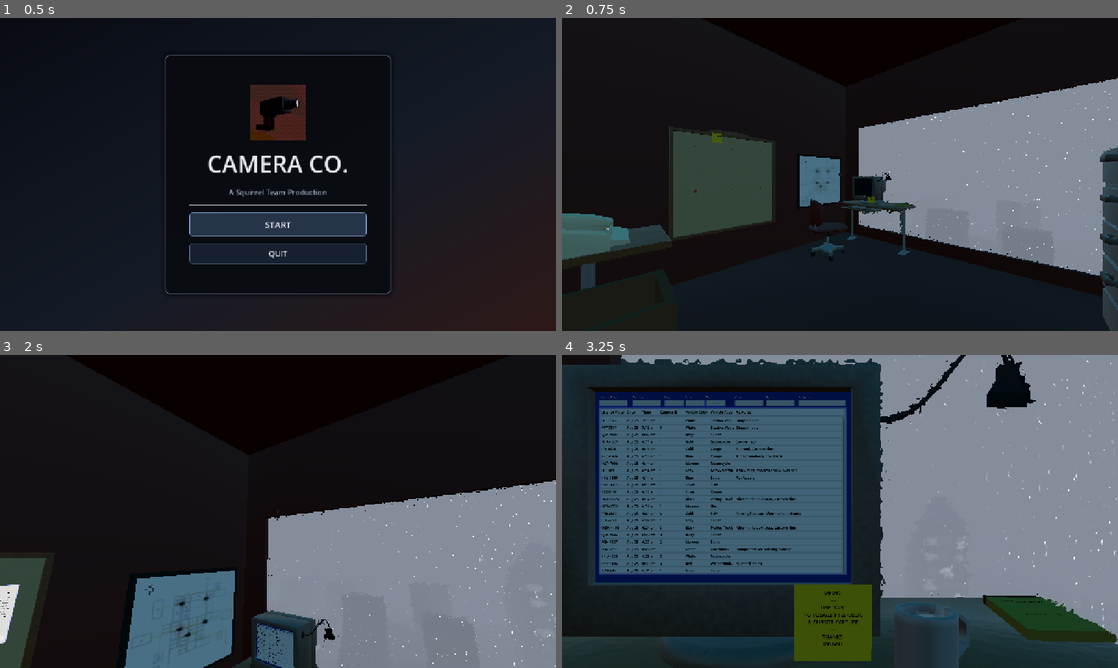
Above: before the commit, frames 1-4 (two rows, left to right).
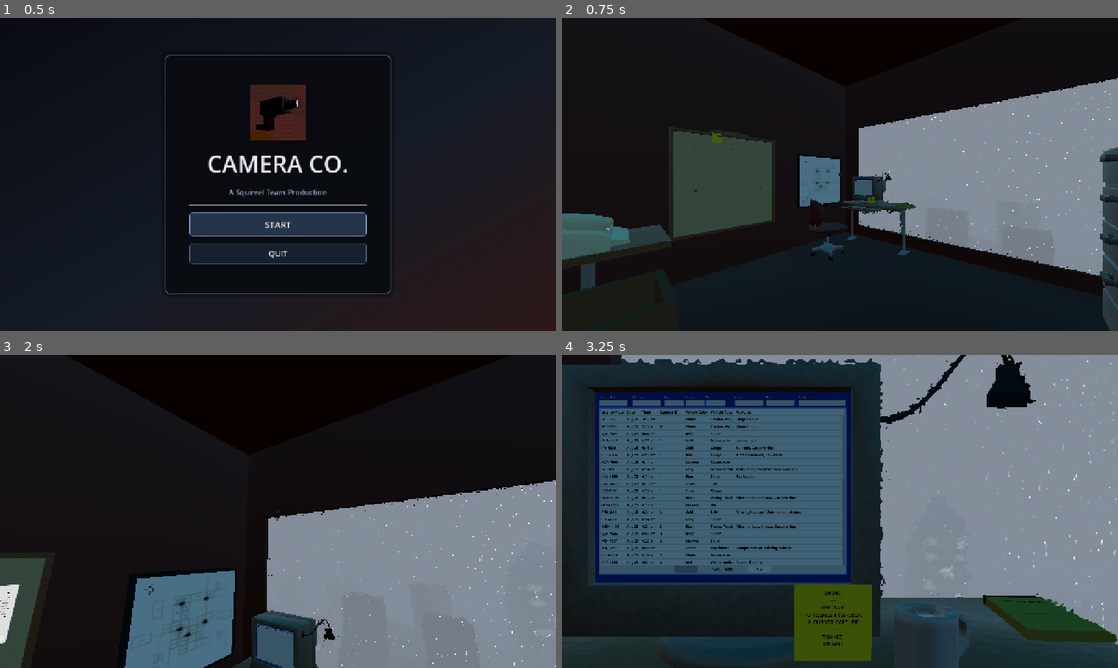
Above: after the commit, the same moments.

Repository: Ciph3rzer0/brackeys-2026.2-trust-no-one
Game: Godot game, scene res://ui/StartMenu.tscn
Two runs of this game, one before a commit and one after it. Both use one fixed random seed, a clock stepped at 60 frames per second and the inputs below.
Inputs (mouse positions are in pixels of both pictures, inside the frame that each line leads up to):
- Up to frame 1 (0.5 s): no input
- Up to frame 2 (0.75 s): click "START" at 0.5 s
- Up to frame 3 (2 s): tap Enter at 1.25 s; move the mouse to (305, 511) at 1.27 s; hold W (pc_forward) from 1.28 s (still down); hold E (pc_interact) from 1.28 s (still down); click (305, 511) at 1.42 s; tap Space at 1.52, 1.82 s
- Up to frame 4 (3.25 s): keep holding W (pc_forward); move the mouse to (812, 511) at 2.02 s; release E (pc_interact) at 2.03 s; tap E (pc_interact) at 2.1, 2.75, 3.05 s; click (812, 511) at 2.17 s; tap Space at 2.27, 2.57 s; move the mouse to (851, 505) at 2.77 s; hold Ctrl from 2.78 s (still down); click (851, 505) at 2.92 s

Frame 1 is identical in both runs. In frame 2, 0.2% of the frame differs, in the area x 52-56%, y 51-58%; in frame 3, less than 0.1%; in frame 4, 2.4%, in the area x 7-51%, y 19-70%.

Commit message:
attempted performance fix for reported crash/lag

Diff:
--- a/interactable_mount.gd
+++ b/interactable_mount.gd
@@ -1,5 +1,8 @@
 class_name InteractableMount
 extends Area3D
+
+signal mounted
+signal dismounted
 
 @export var redirect_input: SubViewport
 @export var interaction_text := "press e to sit down"
@@ -15,6 +18,14 @@
 		mount_sound.play()
 
 
+func notify_mounted() -> void:
+	mounted.emit()
+
+
+func notify_dismounted() -> void:
+	dismounted.emit()
+
+
 func push_event_to_viewport(event: InputEvent) -> bool:
 	if redirect_input:
 		# Push the input event into the redirect viewport
--- a/scenes/office.tscn
+++ b/scenes/office.tscn
@@ -4163,12 +4163,14 @@
 physics_object_picking_first_only = true
 gui_embed_subwindows = true
 size = Vector2i(1280, 960)
+render_target_update_mode = 1
 
 [node name="ComputerScreenUI" parent="ComputerScreenRenders/ComputerMonitor" unique_id=694152180 instance=ExtResource("25_eet0l")]
 theme = null
 
 [node name="MapGrid" type="SubViewport" parent="ComputerScreenRenders" unique_id=1310840569]
 size = Vector2i(1170, 720)
+render_target_update_mode = 0
 
 [node name="Camera3D" type="Camera3D" parent="ComputerScreenRenders/MapGrid" unique_id=1651358438]
 transform = Transform3D(1, 0, 0, 0, -4.371139e-08, 1, 0, -1, -4.371139e-08, 40.38, 1000, 47.21)
@@ -4225,3 +4227,6 @@
 
 [node name="wallmap" parent="." unique_id=874970357 instance=ExtResource("29_g1ciw")]
 transform = Transform3D(0, -1, 4.371139e-08, -4.371139e-08, -4.3711385e-08, -1, 1, 0, -4.371139e-08, 5.6501093, 2.7866902, 1.55321)
+
+[connection signal="mounted" from="Gameplay/Chair Interaction" to="ComputerScreenRenders/ComputerMonitor/ComputerScreenUI" method="_on_computer_mounted"]
+[connection signal="dismounted" from="Gameplay/Chair Interaction" to="ComputerScreenRenders/ComputerMonitor/ComputerScreenUI" method="_on_computer_dismounted"]
--- a/scripts/player.gd
+++ b/scripts/player.gd
@@ -139,6 +139,7 @@
 	change_fov(50.0, 0.27)
 	set_mouse_free(true)
 	mount.play_mount_sound()
+	mount.notify_mounted()
 
 
 func get_available_mount() -> InteractableMount:
@@ -150,9 +151,12 @@
 	return null
 
 func dismount():
+	var previous_mount := _mounted_object
 	_mounted_object = null
 	change_fov(75.0, 0.05)
 	set_mouse_free(false)
+	if previous_mount:
+		previous_mount.notify_dismounted()
 
 
 var fov_tween: Tween
@@ -331,12 +335,6 @@
 	if landing_velocity >= 2:
 		play_random_footstep_sound()
 
-	var tween = get_tree().create_tween().set_trans(Tween.TRANS_SINE)
-	var amplitude = clamp(landing_velocity / 100, 0.0, 0.3)
-#
-	#tween.tween_property(%LandingAnimation, "position:y", -amplitude, amplitude)
-	#tween.tween_property(%LandingAnimation, "position:y", 0, amplitude)
-
 
 func play_random_footstep_sound() -> void:
 	if footstep_sound.size() > 0:
--- a/ui/computer-screen/computer_screen.gd
+++ b/ui/computer-screen/computer_screen.gd
@@ -1,6 +1,7 @@
 extends Control
 
 func _ready() -> void:
+	_set_viewport_update_mode(SubViewport.UPDATE_ONCE)
 	%ColorFilter.add_item('')
 	%TypeFilter.add_item('')
 	%FeaturesFilter.add_item('')
@@ -13,6 +14,21 @@
 		%FeaturesFilter.add_item(val)
 
 
+func _on_computer_mounted() -> void:
+	_set_viewport_update_mode(SubViewport.UPDATE_ALWAYS)
+	$VehicleSightingsTableView.activate()
+
+
+func _on_computer_dismounted() -> void:
+	_set_viewport_update_mode(SubViewport.UPDATE_ONCE)
+
+
+func _set_viewport_update_mode(update_mode: int) -> void:
+	var computer_viewport := get_viewport() as SubViewport
+	if computer_viewport:
+		computer_viewport.render_target_update_mode = update_mode
+
+
 const VEHICLE_FEATURES = ["Jesus fish", "Dinged hood", "Ladder rack", "Sunroof", "Custom rims", "Tinted windows", "Tow  …(431 unchanged characters)…
 const VEHICLE_COLORS = ["Gray", "White", "Beige", "Gold", "Blue", "Maroon", "Green", "Silver", "Black", "Red", "Mint Green", "Tan", "Rainbow"]
 const VEHICLE_TYPES = ["Van", "Station Wagon", "Sedan", "Motorcycle", "Coupe", "Aston Martin", "SUV", "Pickup Truck", "Bus", "Hatchback", "Weinermobile", "Kia Optima", "Muscle Car", "Formula 1", "Buick Skylark", "Ford F-150", "Sierra", "DeLorean"]
--- a/ui/tables/vehicle_sightings/vehicle_sightings_table_view.gd
+++ b/ui/tables/vehicle_sightings/vehicle_sightings_table_view.gd
@@ -1,59 +1,140 @@
 class_name VehicleSightingsTableView
 extends PanelContainer
 
+const PAGE_SIZE := 50
+const DEFAULT_FROM_TIME := "00:00"
+const DEFAULT_TO_TIME := "23:59"
+
 var _rows: Array[VehicleSightingsRowView] = []
-
-func _ready() -> void:
-	if GameManager.database:
-		_connect_to_database()
-		_on_database_refreshed()
-	else:
-		GameManager.database_loaded.connect(_on_database_loaded, CONNECT_ONE_SHOT)
-
-
-func _on_database_loaded() -> void:
-	_connect_to_database()
-	_on_database_refreshed()
-
-
-func _connect_to_database() -> void:
-	if !GameManager.database.data_refreshed.is_connected(_on_database_refreshed):
-		GameManager.database.data_refreshed.connect(_on_database_refreshed)
-
-
-func _on_database_refreshed() -> void:
-	set_table_items(GameManager.database.vehicle_sightings)
-
-func set_table_items(rows: Array[SchemaVehicleSightings]):
-	if rows.size() < _rows.size():
-		clear_table_rows()
-	if rows.size() == _rows.size():
-		return
-
-	for new_source_row in rows.slice(_rows.size()):
-		var new_table_row: VehicleSightingsRowView = %TableRow.duplicate()
-		new_table_row.set_source_row(new_source_row)
-		new_table_row.visible = true
-		_rows.append(new_table_row)
-		%TableBody.add_child(new_table_row)
-
-func clear_table_rows():
-	for row in _rows:
-		row.queue_free()
-	_rows.clear()
+var _source_rows: Array[SchemaVehicleSightings] = []
+var _filtered_rows: Array[SchemaVehicleSightings] = []
+var _current_page := 0
+var _is_active := false
 
 var plate_filter := ''
 var camera_filter := ''
 var color_filter := ''
 var type_filter := ''
 var features_filter := ''
-
-const DEFAULT_FROM_TIME := "00:00"
-const DEFAULT_TO_TIME := "23:59"
-
 var day_filter := ''
 var from_time_filter := ''
 var to_time_filter := ''
+
+
+func _ready() -> void:
+	if GameManager.database:
+		_connect_to_database()
+		_on_database_refreshed()
+	else:
+		GameManager.database_loaded.connect(_on_database_loaded, CONNECT_ONE_SHOT)
+
+
+func _on_database_loaded() -> void:
+	_connect_to_database()
+	_on_database_refreshed()
+
+
+func _connect_to_database() -> void:
+	if !GameManager.database.data_refreshed.is_connected(_on_database_refreshed):
+		GameManager.database.data_refreshed.connect(_on_database_refreshed)
+
+
+func _on_database_refreshed() -> void:
+	set_table_items(GameManager.database.vehicle_sightings)
+
+
+func activate() -> void:
+	if _is_active:
+		return
+
+	_is_active = true
+	_ensure_row_pool()
+	_filter_rows()
+
+
+func set_table_items(rows: Array[SchemaVehicleSightings]) -> void:
+	_source_rows.clear()
+	_source_rows.append_array(rows)
+	if _is_active:
+		_filter_rows()
+	else:
+		_update_pagination_controls()
+
+
+func _ensure_row_pool() -> void:
+	if !_rows.is_empty():
+		return
+
+	for index in range(PAGE_SIZE):
+		var new_table_row: VehicleSightingsRowView = %TableRow.duplicate()
+		new_table_row.name = "PooledTableRow%d" % index
+		new_table_row.visible = false
+		_rows.append(new_table_row)
+		%TableBody.add_child(new_table_row)
+
+
+func _render_current_page() -> void:
+	if !_is_active:
+		return
+
+	var page_count := _get_page_count()
+	_current_page = clampi(_current_page, 0, page_count - 1)
+	var start_index := _current_page * PAGE_SIZE
+	for index in range(_rows.size()):
+		var source_index := start_index + index
+		var table_row := _rows[index]
+		if source_index < _filtered_rows.size():
+			table_row.set_source_row(_filtered_rows[source_index])
+			table_row.visible = true
+		else:
+			table_row.visible = false
+
+	%ScrollContainer.scroll_vertical = 0
+	_update_pagination_controls()
+
+
+func _get_page_count() -> int:
+	return maxi(1, ceili(float(_filtered_rows.size()) / PAGE_SIZE))
+
+
+func _update_pagination_controls() -> void:
+	var result_count := _filtered_rows.size() if _is_active else _source_rows.size()
+	var page_count := maxi(1, ceili(float(result_count) / PAGE_SIZE))
+	_current_page = clampi(_current_page, 0, page_count - 1)
+	%PreviousPageButton.disabled = !_is_active or result_count == 0 or _current_page == 0
+	%NextPageButton.disabled = (
+		!_is_active
+		or result_count == 0
+		or _current_page >= page_count - 1
+	)
+
+	if !_is_active:
+		%PageLabel.text = "Open computer to load records"
+	elif result_count == 0:
+		%PageLabel.text = "No matching records"
+	else:
+		var first_result := _current_page * PAGE_SIZE + 1
+		var last_result := mini(first_result + PAGE_SIZE - 1, result_count)
+		%PageLabel.text = "%d-%d of %d" % [first_result, last_result, result_count]
+
+
+func _on_previous_page_button_pressed() -> void:
+	if _current_page <= 0:
+		return
+	_current_page -= 1
+	_render_current_page()
+
+
+func _on_next_page_button_pressed() -> void:
+	if _current_page >= _get_page_count() - 1:
+		return
+	_current_page += 1
+	_render_current_page()
+
+func clear_table_rows():
+	for row in _rows:
+		row.queue_free()
+	_rows.clear()
 
 func _filter_rows():
 	var start_timestamp := -1
@@ -97,48 +178,38 @@
 		start_time_of_day = _time_to_minutes(effective_from) * 60
 		end_time_of_day = _time_to_minutes(effective_to) * 60 + 59
 
-	#remaining filters
-	for row in _rows:
-		if start_timestamp >= 0 and row.source_row.unix_timestamp < start_timestamp:
-			row.visible = false
-			continue
-		if end_timestamp >= 0 and row.source_row.unix_timestamp > end_timestamp:
-			row.visible = false
+	_filtered_rows.clear()
+	for source_row in _source_rows:
+		if start_timestamp >= 0 and source_row.unix_timestamp < start_timestamp:
+			continue
+		if end_timestamp >= 0 and source_row.unix_timestamp > end_timestamp:
 			continue
 		if start_time_of_day >= 0:
 			var row_time_of_day := _timestamp_to_seconds_since_midnight(
-				row.source_row.unix_timestamp
+				source_row.unix_timestamp
 			)
 			if row_time_of_day < start_time_of_day or row_time_of_day > end_time_of_day:
-				row.visible = false
 				continue
 
-		if plate_filter.length() and !plate_filter.is_subsequence_ofn(row.source_row.vehicle_plate):
-			row.visible = false
-			continue
-
-		if camera_filter.length() and !camera_filter.is_subsequence_ofn(row.source_row.camera_id):
-			row.visible = false
-			continue
-
-		if color_filter.length() and !color_filter.is_subsequence_ofn(row.source_row.vehicle_color):
-			row.visible = false
-			continue
-
-		if type_filter.length() and !type_filter.is_subsequence_ofn(row.source_row.vehicle_type):
-			row.visible = false
-			continue
-
-		if features_filter.length() and !features_filter.is_subsequence_ofn(", ".join(row.source_row.vehicle_features)):
-			row.visible = false
-			continue
-
-
-		if features_filter.length() and !features_filter.is_subsequence_ofn(", ".join(row.source_row.vehicle_features)):
-			row.visible = false
-			continue
-
-		row.visible = true
+		if plate_filter.length() and !plate_filter.is_subsequence_ofn(source_row.vehicle_plate):
+			continue
+
+		if camera_filter.length() and !camera_filter.is_subsequence_ofn(source_row.camera_id):
+			continue
+
+		if color_filter.length() and !color_filter.is_subsequence_ofn(source_row.vehicle_color):
+			continue
+
+		if type_filter.length() and !type_filter.is_subsequence_ofn(source_row.vehicle_type):
+			continue
+
+		if features_filter.length() and !features_filter.is_subsequence_ofn(", ".join(source_row.vehicle_features)):
+			continue
+
+		_filtered_rows.append(source_row)
+
+	_current_page = 0
+	_render_current_page()
 
 
 func _time_to_minutes(time_text: String) -> int:
--- a/ui/tables/vehicle_sightings/vehicle_sightings_table_view.tscn
+++ b/ui/tables/vehicle_sightings/vehicle_sightings_table_view.tscn
@@ -15,17 +15,16 @@
 [node name="MarginContainer" type="MarginContainer" parent="." unique_id=418277657]
 layout_mode = 2
 
-[node name="HSplitContainer" type="VSplitContainer" parent="MarginContainer" unique_id=1241418990]
+[node name="HSplitContainer" type="VBoxContainer" parent="MarginContainer" unique_id=1241418990]
 layout_mode = 2
-split_offsets = PackedInt32Array(23)
-dragging_enabled = false
-split_offset = 23
 
 [node name="TableHeader" parent="MarginContainer/HSplitContainer" unique_id=1285161061 instance=ExtResource("3_5i2x8")]
 layout_mode = 2
 
 [node name="ScrollContainer" type="ScrollContainer" parent="MarginContainer/HSplitContainer" unique_id=572966982]
+unique_name_in_owner = true
 layout_mode = 2
+size_flags_vertical = 3
 
 [node name="TableBody" type="VBoxContainer" parent="MarginContainer/HSplitContainer/ScrollContainer" unique_id=62885424]
 unique_name_in_owner = true
@@ -36,3 +35,34 @@
 unique_name_in_owner = true
 visible = false
 layout_mode = 2
+
+[node name="PaginationBar" type="HBoxContainer" parent="MarginContainer/HSplitContainer"]
+custom_minimum_size = Vector2(0, 36)
+layout_mode = 2
+theme_override_constants/separation = 14
+alignment = 1
+
+[node name="PreviousPageButton" type="Button" parent="MarginContainer/HSplitContainer/PaginationBar"]
+unique_name_in_owner = true
+custom_minimum_size = Vector2(120, 32)
+layout_mode = 2
+disabled = true
+text = "Previous"
+
+[node name="PageLabel" type="Label" parent="MarginContainer/HSplitContainer/PaginationBar"]
+unique_name_in_owner = true
+custom_minimum_size = Vector2(220, 0)
+layout_mode = 2
+text = "Open computer to load records"
+horizontal_alignment = 1
+vertical_alignment = 1
+
+[node name="NextPageButton" type="Button" parent="MarginContainer/HSplitContainer/PaginationBar"]
+unique_name_in_owner = true
+custom_minimum_size = Vector2(120, 32)
+layout_mode = 2
+disabled = true
+text = "Next"
+
+[connection signal="pressed" from="MarginContainer/HSplitContainer/PaginationBar/PreviousPageButton" to="." method="_on_previous_page_button_pressed"]
+[connection signal="pressed" from="MarginContainer/HSplitContainer/PaginationBar/NextPageButton" to="." method="_on_next_page_button_pressed"]
Not shown, changed: export_presets.cfg
Not shown, changed: csvs/manual_notes.md
